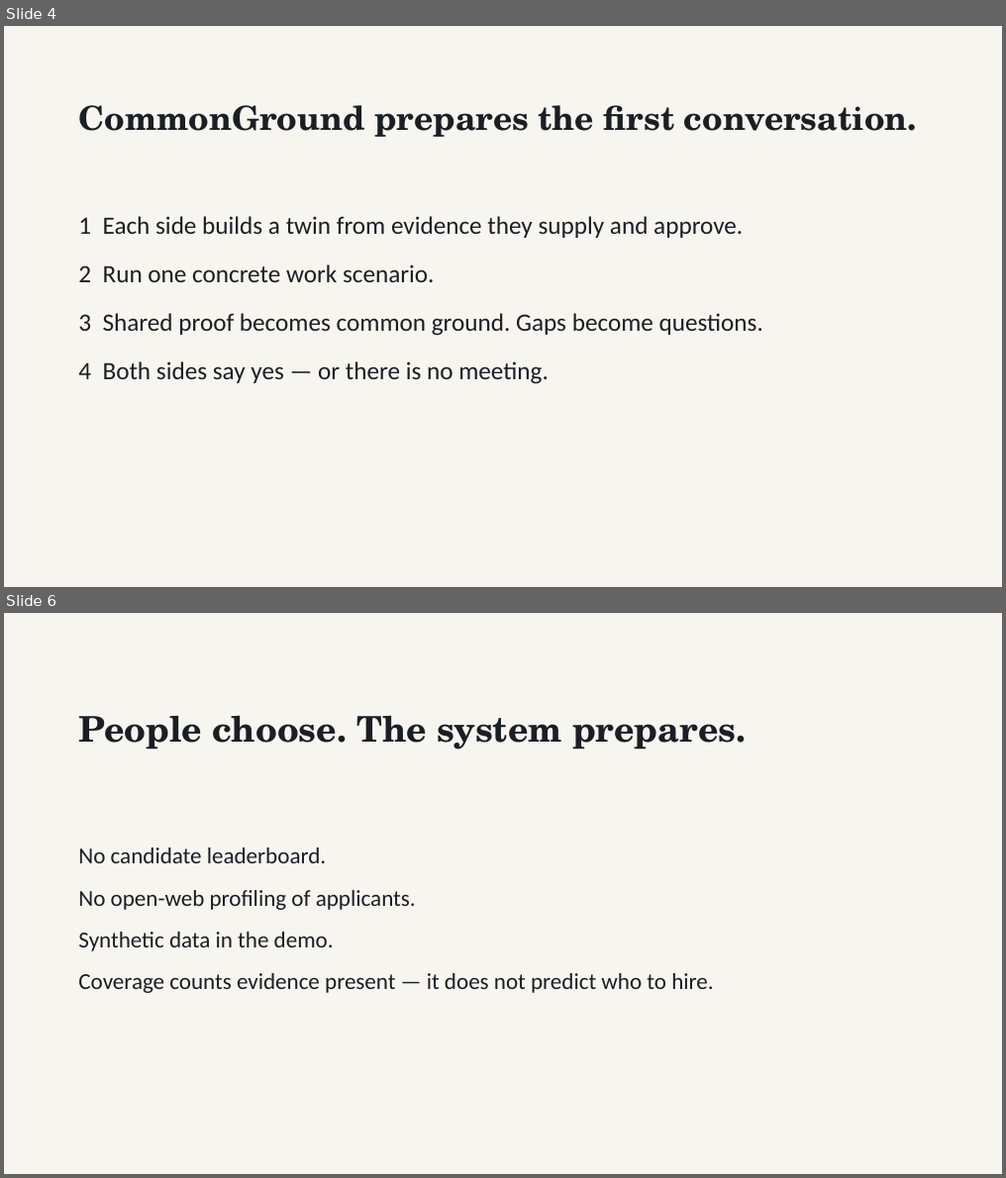
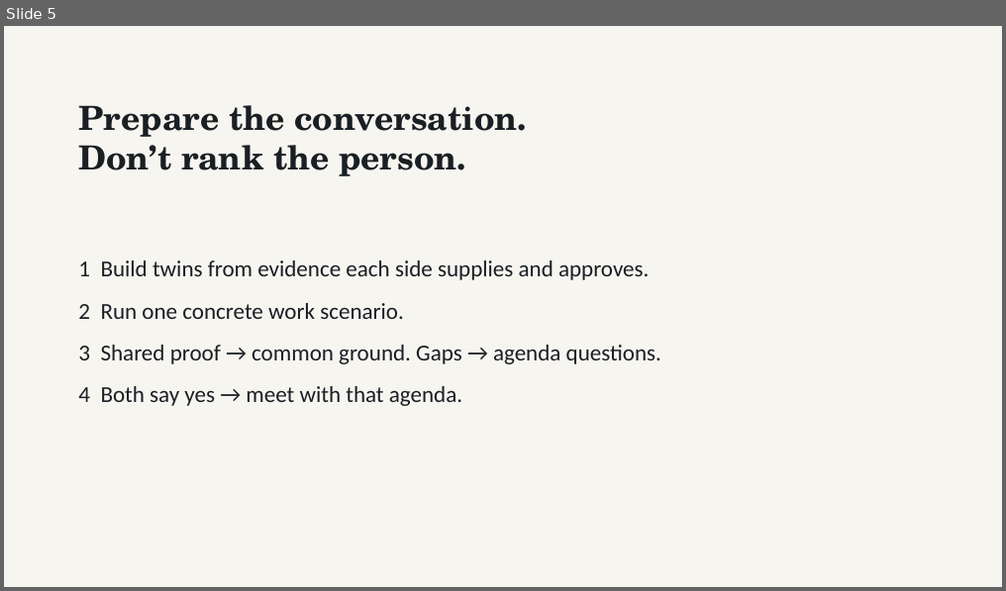
Before and after one commit to Abdullah12has/commonground-espoo, a slide deck: submission/CommonGround_Espoo_Pitch.pptx. Shown one above the other, each under a label of ours: slides 4 and 6 before the commit, slide 5 after it; the slides between them are not shown. The pictures are 1006x1178 and 1006x591 pixels, drawn with LibreOffice and Linux fonts; fonts in the diff are those of the drawing. Boxes give left, top, right and bottom in pixels: in the first picture for what was removed or moved away, otherwise in the second. Text is boxed around its words. In the diff, an @@ line names an element or a change of style, - is before the commit and + after.

Commit message:
Add positive-sum value prop to CommonGround pitch

```diff
--- a/submission/CommonGround_Espoo_Pitch.pptx
+++ b/submission/CommonGround_Espoo_Pitch.pptx
@@ slide 6 removed at bbox=[4, 613, 1002, 1174], background #FFFFFF @@
@@ rectangle removed at bbox=[4, 613, 1002, 1174] @@
@@ text removed at bbox=[78, 715, 746, 750] @@
-People choose. The system prepares.
@@ text removed at bbox=[78, 848, 713, 993] @@
-No candidate leaderboard.
-No open-web profiling of applicants.
-Synthetic data in the demo.
-Coverage counts evidence present — it does not predict who to hire.
@@ what was slide 4 is now slide 5 @@
@@ slide 5 changed as well @@
@@ text at bbox=[78, 105, 527, 176]: text changed @@
-CommonGround prepares the first conversation.
+Prepare the conversation.
+Don’t rank the person.
@@ text "1 Build twins from evidence ...": place and size @@
-text "1 Build twins from evidence ..." at bbox=[78, 216, 763, 384]
+text "1 Build twins from evidence ..." at bbox=[78, 261, 661, 406]
@@ text at bbox=[78, 261, 648, 280]: text changed; size 24 to 22 pt @@
-1 Each side builds a twin from evidence they supply and approve.
+1 Build twins from evidence each side supplies and approves.
@@ text at bbox=[78, 303, 404, 319]: size 24 to 22 pt in "2 Run one concrete work scenario."; less space between paragraphs @@
@@ text at bbox=[78, 345, 661, 406]: text changed; size 24 to 22 pt @@
-3 Shared proof becomes common ground. Gaps become questions.
-4 Both sides say yes — or there is no meeting.
+3 Shared proof → common ground. Gaps → agenda questions.
+4 Both say yes → meet with that agenda.
```
Also in this commit, not shown: 2 other slides changed, 6 slides added, 5 other slides removed, 5 other files.
